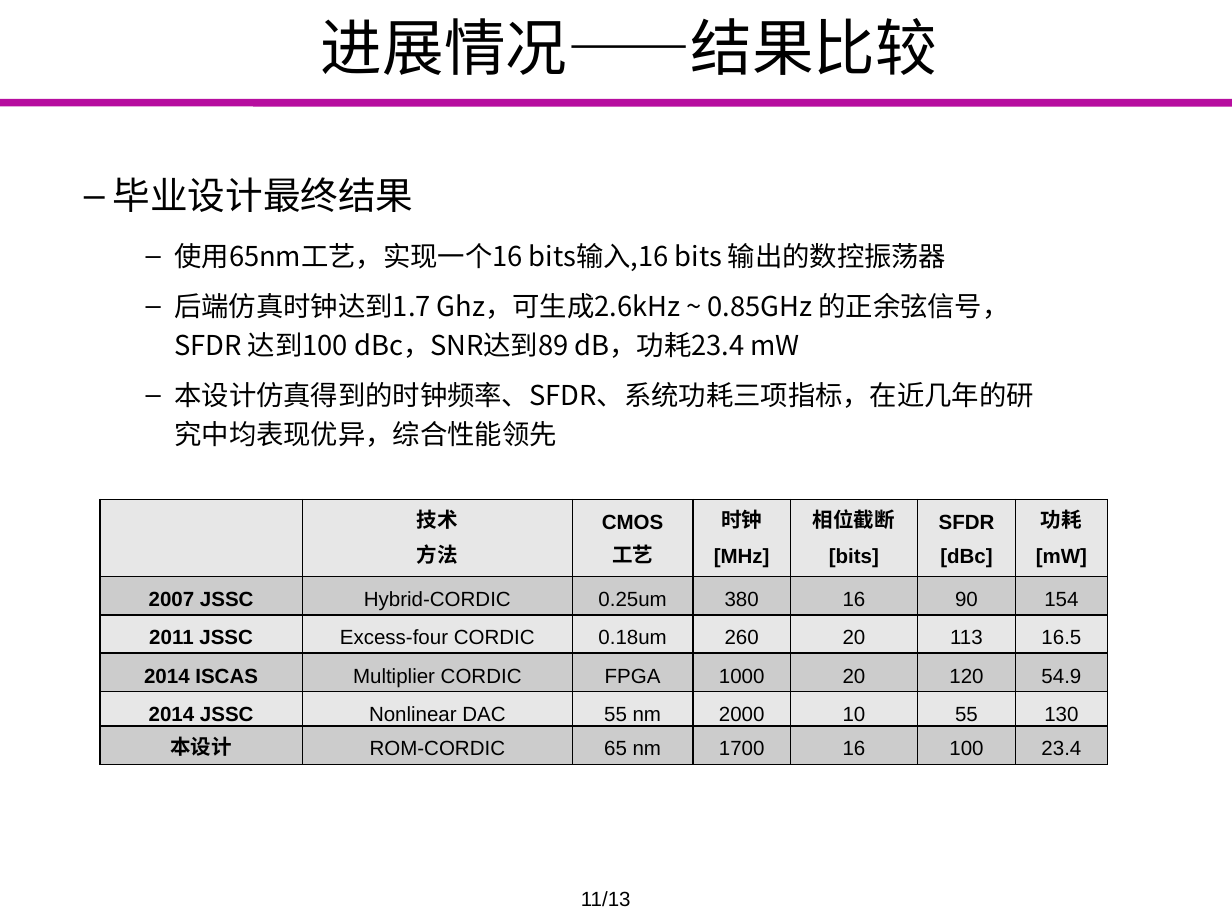
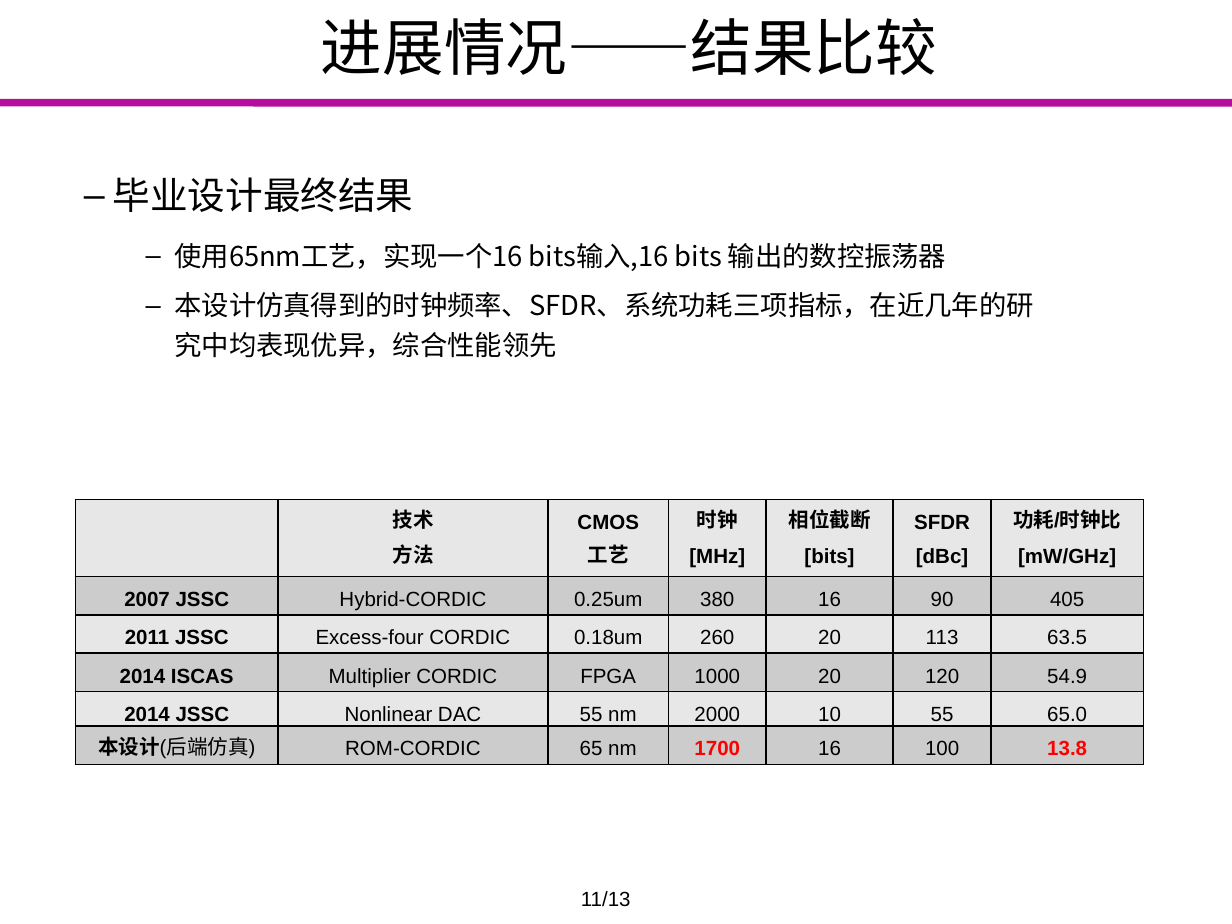
Before and after one commit to Markov2016/lunwen, a slide deck: slide 13 of dabian/杨一雄_毕业设计答辩.pptx (slide 11 before the commit). Drawn at 1232x924 pixels with LibreOffice and Linux fonts; fonts in the diff are those of the drawing; background and template pictures are left out. Boxes give left, top, right and bottom in pixels: in the first picture for what was removed or moved away, otherwise in the second. Text is boxed around its words. In the diff, an @@ line names an element or a change of style, - is before the commit and + after.

```diff
--- a/dabian/杨一雄_毕业设计答辩.pptx
+++ b/dabian/杨一雄_毕业设计答辩.pptx
@@ text at bbox=[174, 293, 1010, 358]: paragraph removed @@
-    – 后端仿真时钟达到1.7 Ghz，可生成2.6kHz ~ 0.85GHz 的正余弦信号，SFDR 达到100 dBc，SNR达到89 dB，功耗23.4 mW
@@ table at bbox=[75, 500, 1145, 765] @@
-row 1, column 7: 功耗 / [mW]
+row 1, column 7: 功耗/时钟比 / [mW/GHz]
-row 2, column 7: 154
+row 2, column 7: 405
-row 3, column 7: 16.5
+row 3, column 7: 63.5
-row 5, column 7: 130
+row 5, column 7: 65.0
-row 6, column 1: 本设计
+row 6, column 1: 本设计(后端仿真)
-row 6, column 7: 23.4
+row 6, column 7: 13.8
@@ text colour #000000 to #FF0000, bold on in "1700" @@
@@ table: place and size @@
-table at bbox=[100, 500, 1109, 765]
+table at bbox=[75, 500, 1145, 765]
```
Also in this commit, not shown: 4 other slides changed, 3 slides added.
